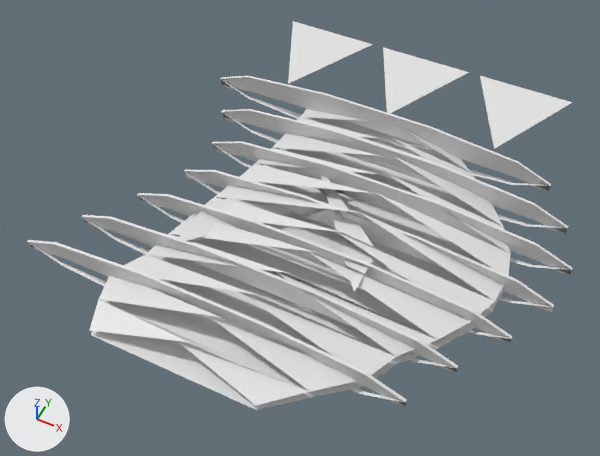
What one commit did to the OBJ model GameData/Meshes/Designs/nexar/nexar_freighter_mk3_48.obj.
One viewpoint serves both versions: a camera (50 mm lens) standing at (5.06, -11.02, 13.38) and looking at (-0.22, -0.47, 0.18). Arrows for +X, +Y and +Z are at lower left; the lights stay in place. The older version comes first. Where no turn or scale is listed for an object, it has been applied to the vertices. Vertices at exactly the same position are counted once.

Names of what the first picture shows: 'nexar_freighter_mk3_48'.
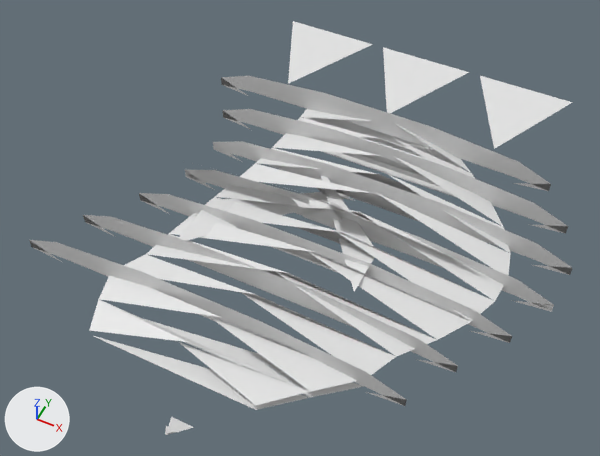
Diff of the bpy script that builds the scene:
```diff
--- a/GameData/Meshes/Designs/nexar/nexar_freighter_mk3_48.obj.py
+++ b/GameData/Meshes/Designs/nexar/nexar_freighter_mk3_48.obj.py
@@ me_nexar_freighter_mk3_48 @@
 # used by ob_nexar_freighter_mk3_48; location = (0.0, 0.0, 0.0)
-me_nexar_freighter_mk3_48.from_pydata(...)  # 365 vertices, 376 faces; spans x -5.06..5.24, y -4.61..6.46, z -0.24..1.08
+me_nexar_freighter_mk3_48.from_pydata(...)  # 227 vertices, 143 faces; spans x -5.06..5.24, y -6.03..6.46, z -0.03..1.44
+# me_nexar_freighter_mk3_48 part 1: the loose piece of 14 vertices spanning x -0.49..1.23, y -0.31..0.1, z 0.0 is deleted
+# me_nexar_freighter_mk3_48 part 2
+# 142 vertices are removed from x -5.06..5.24, y -3.45..3.08, z -0.24..0.97
+# 227 faces are deleted
+# 18 vertices are added at x -3.74..3.74, y -6.03..0.98, z 0.09..1.44
+# 6 new faces join them
```

Boxes [x1, y1, x2, y2] around the edits, measured in the pictures (600 x 456 px):
'nexar_freighter_mk3_48', reshaped (6% taller): before [27, 21, 573, 410]; after [29, 21, 573, 435]
part 1 of me_nexar_freighter_mk3_48, deleted (mostly hidden): before [301, 215, 336, 230]
part 2 of me_nexar_freighter_mk3_48, cut back: before [27, 76, 573, 402]; after [165, 165, 484, 435]
